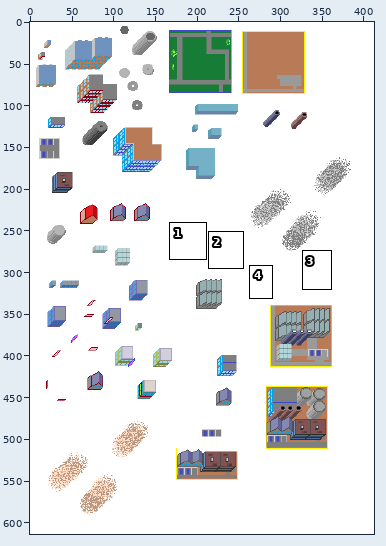
Sprite sheet: misc/artlib.png. The first picture is a wide view before the edit; the outline marks the close-up.
Close-up. First the earlier version:
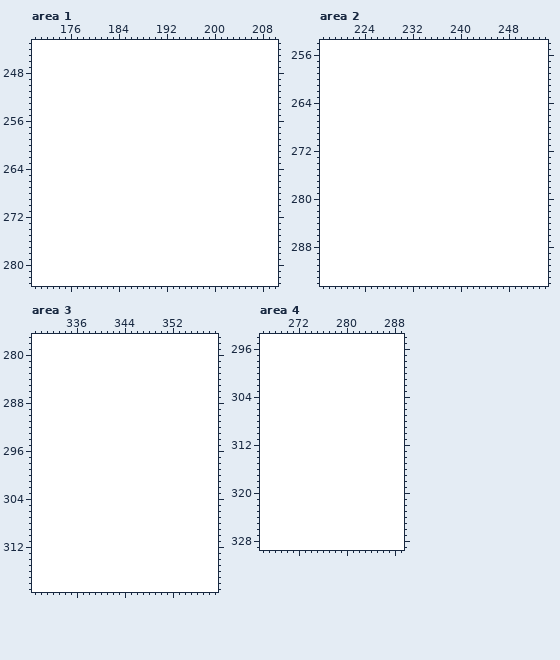
The file is 413x614 pixels. Colours within 5 levels of each other are drawn and written as one. Shown: area 1: x 170..210, y 243..283; area 2: x 217..254, y 254..294; area 3: x 329..359, y 277..319; area 4: x 266..289, y 294..329. The commit also changed other parts of the picture, which this record leaves out.
Now the later version:
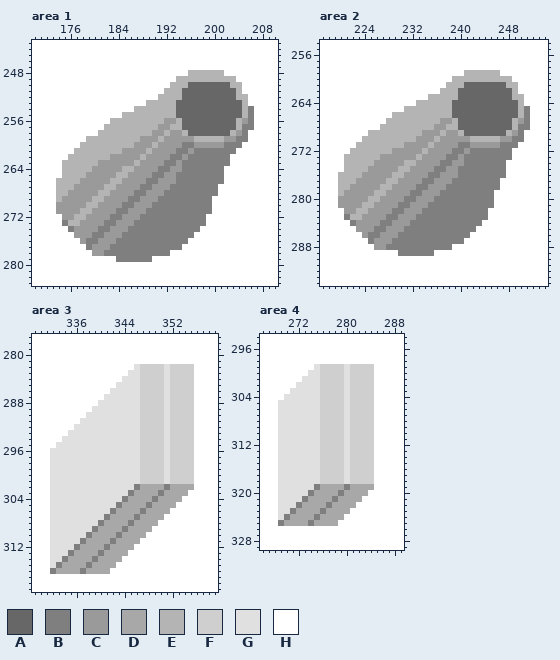
Palette (. is transparent): A #676767  B #7f7f7f  C #9a9a9a  D #a8a8a8  E #b4b4b4  F #cfcfcf  G #e0e0e0  H #ffffff
Difference:
Changed rows in their new state; - is an unchanged pixel.
Area 1:
first column x 174:
248 ----------------------EEEEEE-----
249 --------------------EEEEEEEEEE---
250 -------------------EEEAAAAAAAEE--
251 ------------------EEEAAAAAAAAAE--
252 -----------------EEEEAAAAAAAAAEE-
253 ---------------EEEEEAAAAAAAAAAAE-
254 -------------EEEEEEEAAAAAAAAAAAEB
255 -----------EEEEEEEEEAAAAAAAAAAAEB
256 ---------EEEEEEEEECCEAAAAAAAAAECB
257 --------EEEEEEEEECCEEAAAAAAAAAEBB
258 -------EEEEEEEEECCECCEAAAAAAAECB-
259 -----EEEEEEEEECCCECCCCCEEEEECCBB-
260 ----EEEEEEEEECCCECCCCBBCCCCCBBB--
261 ---EEEEEEEECCCCECCCCBBCBBBBBBB---
262 --EEEEEEECCCCCECCCCBBCBBBBBBB----
263 -EEEEEECCCCCCECCCCBBCBBBBBBBB----
264 -EEEEECCCCCEECCCCBBCCBBBBBBB-----
265 -EEEECCCCCEECCCCBBCCBBBBBBBB-----
266 EEEECCCCCEECCCCBBCCCBBBBBBBB-----
267 EEECCCCCEECCCCBBCCCBBBBBBBB------
268 EECCCCCEECCCCBBCCCBBBBBBBBB------
269 ECCCCCEECCCCBBCCCBBBBBBBBB-------
270 CCCCCEECCCCBBCCCBBBBBBBBBB-------
271 CCCCEECCCCBBCCCBBBBBBBBBBB-------
272 -CCEECCCCBBCCCBBBBBBBBBBB--------
273 -BEECCCCBBCCCBBBBBBBBBBBB--------
274 --BCCCCBBCCCBBBBBBBBBBBB---------
275 ---CCCBBCCCBBBBBBBBBBBB----------
276 ----CBBCCCBBBBBBBBBBBB-----------
277 -----BCCCBBBBBBBBBBBB------------
278 ------CCBBBBBBBBBBB--------------
279 ----------BBBBBB-----------------
Area 2:
first column x 220:
259 ---------------------EEEEEE-----
260 -------------------EEEEEEEEEE---
261 ------------------EEEAAAAAAAEE--
262 -----------------EEEAAAAAAAAAE--
263 ---------------EEEEEAAAAAAAAAEE-
264 -------------EEEEEEAAAAAAAAAAAE-
265 -----------EEEEEEEEAAAAAAAAAAAEB
266 ---------EEEEEEEEEEAAAAAAAAAAAEB
267 --------EEEEEEEEECCEAAAAAAAAAECB
268 -------EEEEEEEEECCEEAAAAAAAAAEBB
269 -----EEEEEEEEECCCECCEAAAAAAAECB-
270 ----EEEEEEEEECCCECCCCCEEEEECCBB-
271 ---EEEEEEEECCCCECCCCBBCCCCCBBB--
272 --EEEEEEECCCCCECCCCBBCBBBBBBB---
273 -EEEEEECCCCCCECCCCBBCBBBBBBBB---
274 -EEEEECCCCCEECCCCBBCCBBBBBBB----
275 -EEEECCCCCEECCCCBBCCBBBBBBBB----
276 EEEECCCCCEECCCCBBCCCBBBBBBBB----
277 EEECCCCCEECCCCBBCCCBBBBBBBB-----
278 EECCCCCEECCCCBBCCCBBBBBBBBB-----
279 ECCCCCEECCCCBBCCCBBBBBBBBB------
280 CCCCCEECCCCBBCCCBBBBBBBBBB------
281 CCCCEECCCCBBCCCBBBBBBBBBBB------
282 -CCEECCCCBBCCCBBBBBBBBBBB-------
283 -BEECCCCBBCCCBBBBBBBBBBBB-------
284 --BCCCCBBCCCBBBBBBBBBBBB--------
285 ---CCCBBCCCBBBBBBBBBBBB---------
286 ----CBBCCCBBBBBBBBBBBB----------
287 -----BCCCBBBBBBBBBBBB-----------
288 ------CCBBBBBBBBBBB-------------
289 ----------BBBBBB----------------
Area 3:
first column x 332:
282 --------------GFFFFGFFFF
283 -------------GGFFFFGFFFF
284 ------------GGGFFFFGFFFF
285 -----------GGGGFFFFGFFFF
286 ----------GGGGGFFFFGFFFF
287 ---------GGGGGGFFFFGFFFF
288 --------GGGGGGGFFFFGFFFF
289 -------GGGGGGGGFFFFGFFFF
290 ------GGGGGGGGGFFFFGFFFF
291 -----GGGGGGGGGGFFFFGFFFF
292 ----GGGGGGGGGGGFFFFGFFFF
293 ---GGGGGGGGGGGGFFFFGFFFF
294 --GGGGGGGGGGGGGFFFFGFFFF
295 -GGGGGGGGGGGGGGFFFFGFFFF
296 GGGGGGGGGGGGGGGFFFFGFFFF
297 GGGGGGGGGGGGGGGFFFFGFFFF
298 GGGGGGGGGGGGGGGFFFFGFFFF
299 GGGGGGGGGGGGGGGFFFFGFFFF
300 GGGGGGGGGGGGGGGFFFFGFFFF
301 GGGGGGGGGGGGGGGFFFFGFFFF
302 GGGGGGGGGGGGGGBDDDDBDDDD
303 GGGGGGGGGGGGGBDDDDBDDDD-
304 GGGGGGGGGGGGBDDDDBDDDD--
305 GGGGGGGGGGGBDDDDBDDDD---
306 GGGGGGGGGGBDDDDBDDDD----
307 GGGGGGGGGBDDDDBDDDD-----
308 GGGGGGGGBDDDDBDDDD------
309 GGGGGGGBDDDDBDDDD-------
310 GGGGGGBDDDDBDDDD--------
311 GGGGGBDDDDBDDDD---------
312 GGGGBDDDDBDDDD----------
313 GGGBDDDDBDDDD-----------
314 GGBDDDDBDDDD------------
315 GBDDDDBDDDD-------------
316 BDDDDBDDDD--------------
Area 4:
first column x 269:
299 ------GFFFFGFFFF
300 -----GGFFFFGFFFF
301 ----GGGFFFFGFFFF
302 ---GGGGFFFFGFFFF
303 --GGGGGFFFFGFFFF
304 -GGGGGGFFFFGFFFF
305 GGGGGGGFFFFGFFFF
306 GGGGGGGFFFFGFFFF
307 GGGGGGGFFFFGFFFF
308 GGGGGGGFFFFGFFFF
309 GGGGGGGFFFFGFFFF
310 GGGGGGGFFFFGFFFF
311 GGGGGGGFFFFGFFFF
312 GGGGGGGFFFFGFFFF
313 GGGGGGGFFFFGFFFF
314 GGGGGGGFFFFGFFFF
315 GGGGGGGFFFFGFFFF
316 GGGGGGGFFFFGFFFF
317 GGGGGGGFFFFGFFFF
318 GGGGGGGFFFFGFFFF
319 GGGGGGBDDDDBDDDD
320 GGGGGBDDDDBDDDD-
321 GGGGBDDDDBDDDD--
322 GGGBDDDDBDDDD---
323 GGBDDDDBDDDD----
324 GBDDDDBDDDD-----
325 BDDDDBDDDD------
